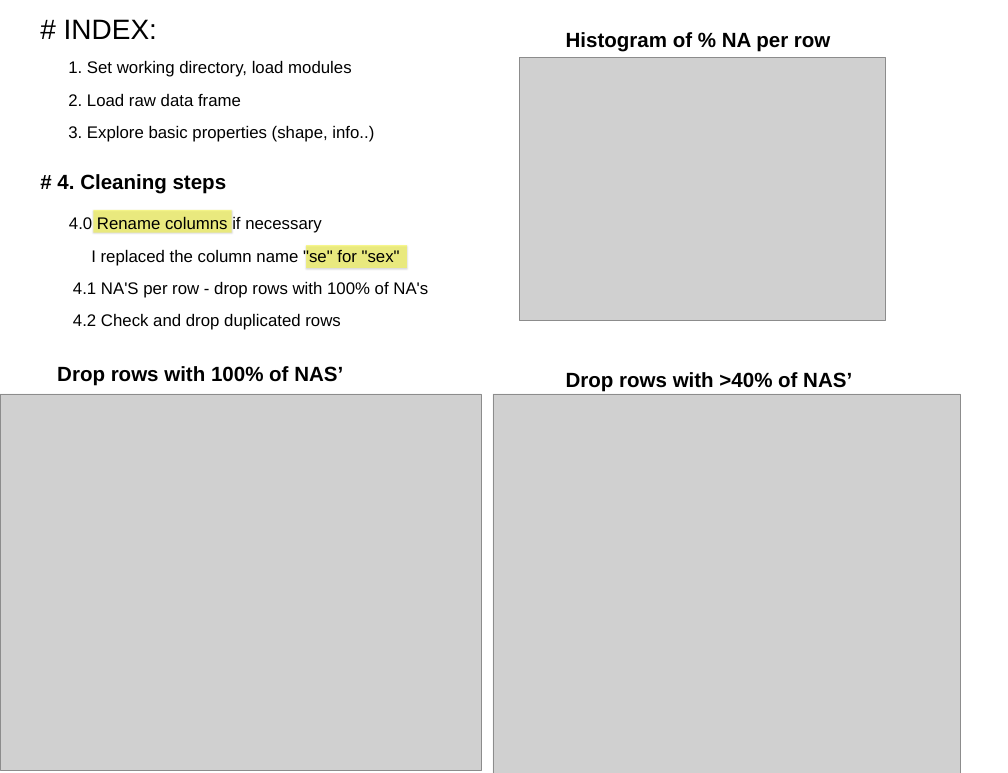
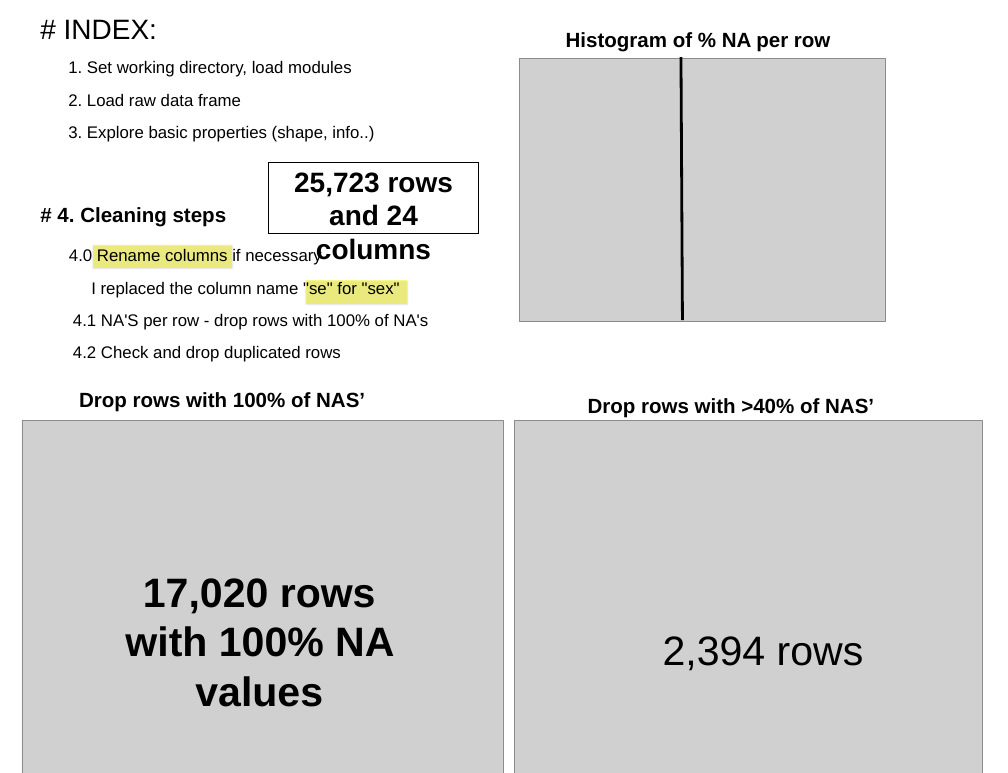
Before and after one commit to maluque/Data_Sharkleaner, a slide deck: slide 2 of mlg_cleaning.pptx. Drawn at 1008x773 pixels with LibreOffice and Linux fonts; fonts in the diff are those of the drawing; grey boxes stand for pictures. Boxes give left, top, right and bottom in pixels: in the first picture for what was removed or moved away, otherwise in the second. Text is boxed around its words. In the diff, an @@ line names an element or a change of style, - is before the commit and + after.

```diff
--- a/mlg_cleaning.pptx
+++ b/mlg_cleaning.pptx
@@ text "# INDEX:" rewrapped from bbox=[57, 19, 428, 330] to bbox=[57, 19, 428, 362] @@
@@ line added from (682, 320) to (681, 57), #000000 6 pt @@
@@ rectangle added at bbox=[269, 162, 478, 234], outline #000000 0.75 pt, 60 pt, text #000000, bold @@
+25,723 rows
+and 24 columns
@@ rectangle: place and size @@
-rectangle at bbox=[93, 210, 232, 233]
+rectangle at bbox=[93, 245, 232, 268]
@@ rectangle: place and size @@
-rectangle at bbox=[306, 245, 407, 268]
+rectangle at bbox=[306, 280, 407, 303]
@@ 2 pictures, 2 texts: place and size @@
-2 pictures, 2 texts at bbox=[0, 366, 961, 773]
+2 pictures, 2 texts at bbox=[22, 392, 982, 773]
@@ text added at bbox=[125, 578, 394, 707], 88 pt, text #000000, bold @@
+17,020 rows
+with 100% NA values
@@ text added at bbox=[663, 636, 864, 671], 88 pt, text #000000 @@
+2,394 rows
```
Also in this commit, not shown: 2 other slides changed, 1 other file.
